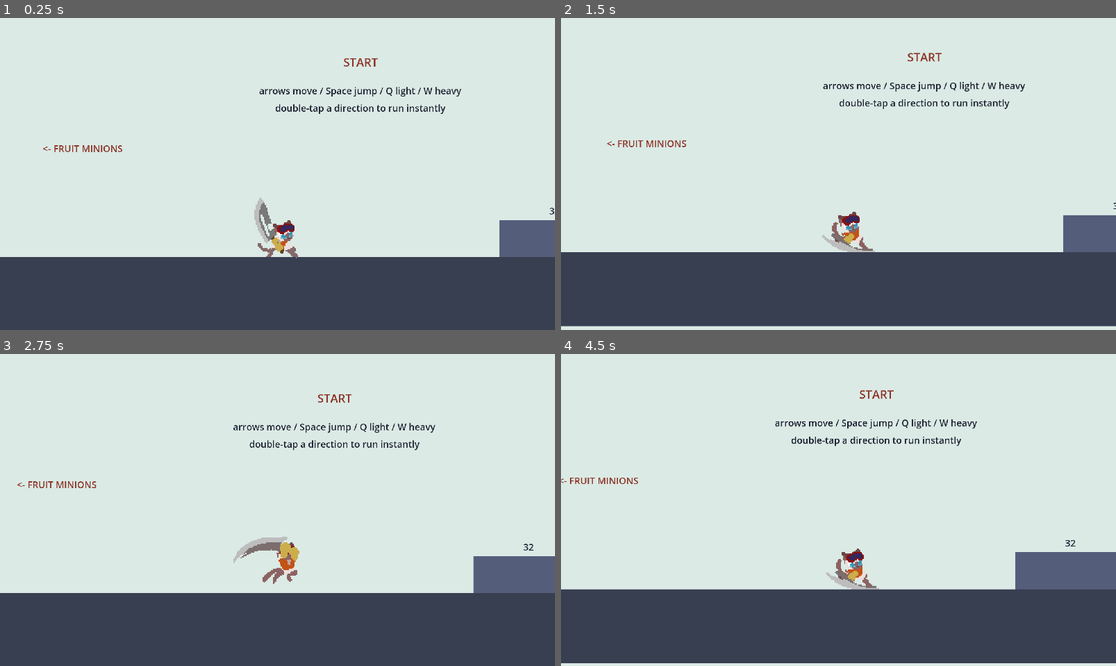
Above: before the commit, frames 1-4 (two rows, left to right).
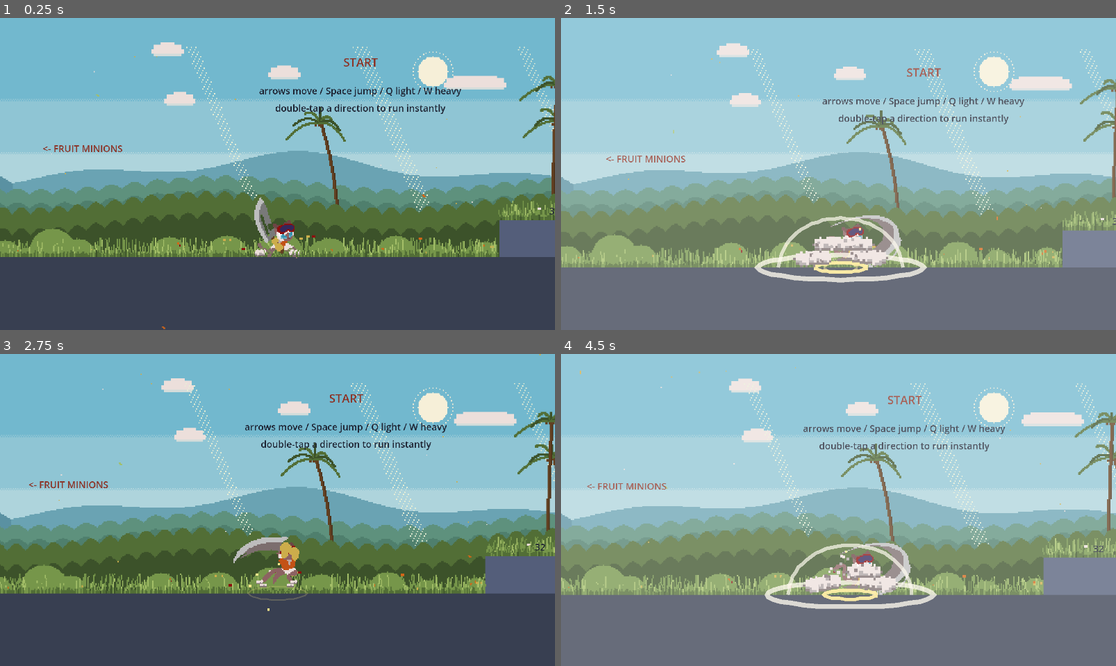
Above: after the commit, the same moments.

Repository: PusanaS/TropicalHunts
Game: Godot game, scene res://scene/design/gym_movement.tscn
The game is run twice, just before and just after one commit, with the same random seed, the same clock (stepped at 60 frames per second) and the same inputs. This scene is started directly instead of the project's main scene.
Inputs:
- Up to frame 1 (0.25 s): no input
- Up to frame 2 (1.5 s): tap A at 0.5, 1.25 s; hold W (attack_heavy) 0.53-1.28 s; hold Right (ui_right) from 0.53 s (still down); tap Enter (ui_accept) at 0.77 s; tap Q (attack_light) at 1.35 s
- Up to frame 3 (2.75 s): tap Enter (ui_accept) at 1.52 s; tap A at 2 s; release Right (ui_right) at 2.03 s; hold Left (ui_left) from 2.03 s (still down); hold W (attack_heavy) from 2.03 s (still down)
- Up to frame 4 (4.5 s): tap A at 2.75, 3.5, 4.25 s; release Left (ui_left) at 2.78 s; release W (attack_heavy) at 2.78 s; hold Right (ui_right) 2.78-4.28 s; tap Q (attack_light) at 2.85, 4.35 s; tap Enter (ui_accept) at 3.02, 3.77 s; hold W (attack_heavy) 3.53-4.28 s; hold Left (ui_left) from 4.28 s (still down)

The runs differ from the first frame. In frame 1, 73% of the frame differs, in the area x 0-100%, y 0-100%; in frame 2, 98%; in frame 3, 73%; in frame 4, 98%.

Commit message:
Gym: boss arena portcullis, effect watchers and living background; flash test label

Diff:
--- a/scene/design/flash_test.tscn
+++ b/scene/design/flash_test.tscn
@@ -85,7 +85,7 @@
 offset_bottom = -126
 theme_override_colors/font_color = Color(0.55, 0.2, 0.15, 1)
 theme_override_font_sizes/font_size = 10
-text = "FLASH TEST - hold right until you sprint (or double-tap right),\nthen run into the red dummies"
+text = "FLASH TEST - double-tap right and keep holding until you gallop,\nthen run into the red dummies"
 horizontal_alignment = 1
 
 [node name="Test1" type="Label" parent="Labels"]
--- a/scene/design/gym_movement.tscn
+++ b/scene/design/gym_movement.tscn
@@ -4,6 +4,12 @@
 [ext_resource type="Script" uid="uid://d4lgdh74p6vw7" path="res://code/live_reload.gd" id="2_live"]
 [ext_resource type="PackedScene" path="res://scene/design/fruit_minion.tscn" id="3_fruit"]
 [ext_resource type="PackedScene" path="res://scene/design/fruit_boss.tscn" id="4_boss"]
+[ext_resource type="Script" path="res://code/design/sound_barrier.gd" id="5_boom"]
+[ext_resource type="Script" path="res://code/design/gallop_meter.gd" id="6_meter"]
+[ext_resource type="Script" path="res://code/design/movement_dust.gd" id="7_dust"]
+[ext_resource type="Script" path="res://code/design/living_background.gd" id="8_living"]
+[ext_resource type="Script" path="res://code/design/charge_fx.gd" id="9_charge"]
+[ext_resource type="Script" path="res://code/design/breakable_door.gd" id="10_door"]
 
 [sub_resource type="RectangleShape2D" id="Rect_64x640"]
 size = Vector2(64, 640)
@@ -59,8 +65,8 @@
 [sub_resource type="RectangleShape2D" id="Rect_1152x64"]
 size = Vector2(1152, 64)
 
-[sub_resource type="RectangleShape2D" id="Rect_64x112"]
-size = Vector2(64, 112)
+[sub_resource type="RectangleShape2D" id="Rect_64x400"]
+size = Vector2(64, 400)
 
 [node name="GymMovement" type="Node2D" unique_id=603390077]
 
@@ -925,30 +931,50 @@
 polygon = PackedVector2Array(-576, -32, 576, -32, 576, 32, -576, 32)
 
 [node name="Gate" type="StaticBody2D" parent="BossArena"]
-position = Vector2(-1696, -56)
+position = Vector2(-1696, -312)
 
 [node name="Shape" type="CollisionShape2D" parent="BossArena/Gate"]
-shape = SubResource("Rect_64x112")
+shape = SubResource("Rect_64x400")
 
 [node name="Look" type="Polygon2D" parent="BossArena/Gate"]
 color = Color(0.22, 0.25, 0.32, 1)
-polygon = PackedVector2Array(-32, -56, 32, -56, 32, 56, -32, 56)
+polygon = PackedVector2Array(-32, -200, 32, -200, 32, 200, -32, 200)
+
+[node name="Door" type="StaticBody2D" parent="BossArena"]
+position = Vector2(-1696, 0)
+script = ExtResource("10_door")
 
 [node name="GateLabel" type="Label" parent="BossArena"]
-offset_left = -1776.0
-offset_top = -140.0
-offset_right = -1616.0
-offset_bottom = -128.0
-theme_override_font_sizes/font_size = 8
-theme_override_colors/font_color = Color(0.55, 0.2, 0.15, 1)
-text = "<- BOSS: double-jump the gate"
+offset_left = -1656.0
+offset_top = -130.0
+offset_right = -1416.0
+offset_bottom = -118.0
+theme_override_font_sizes/font_size = 8
+theme_override_colors/font_color = Color(0.55, 0.2, 0.15, 1)
+text = "<- BOSS: smash the gate (attack it, or gallop into it)"
 horizontal_alignment = 1
 
 [node name="BigPineapple" parent="BossArena" instance=ExtResource("4_boss")]
-position = Vector2(-2400, 0)
+position = Vector2(-1980, 0)
+leash_right = 220.0
 
 [node name="Player" parent="." unique_id=1712739035 instance=ExtResource("1_player")]
 position = Vector2(128, -8)
 
 [node name="LiveReload" type="Node" parent="."]
 script = ExtResource("2_live")
+
+[node name="SoundBarrier" type="Node2D" parent="."]
+script = ExtResource("5_boom")
+
+[node name="GallopMeter" type="Node2D" parent="."]
+script = ExtResource("6_meter")
+
+[node name="MovementDust" type="Node2D" parent="."]
+script = ExtResource("7_dust")
+
+[node name="LivingBackground" type="Node2D" parent="."]
+script = ExtResource("8_living")
+
+[node name="ChargeFX" type="Node2D" parent="."]
+script = ExtResource("9_charge")
